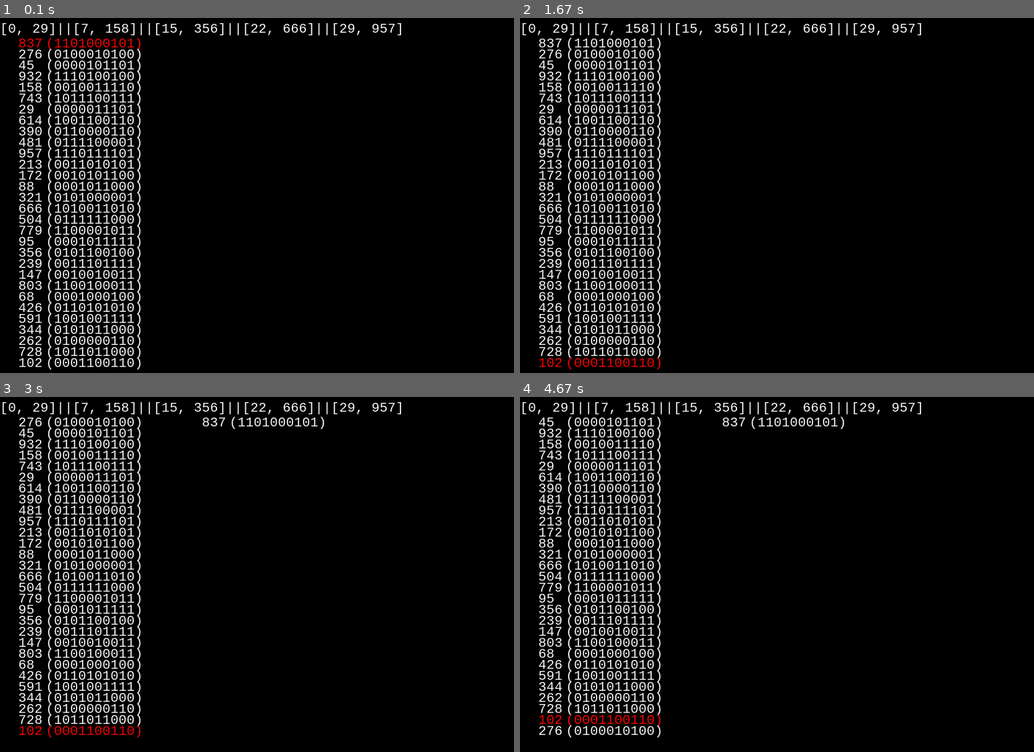
Above: before the commit, frames 1-4 (two rows, left to right).
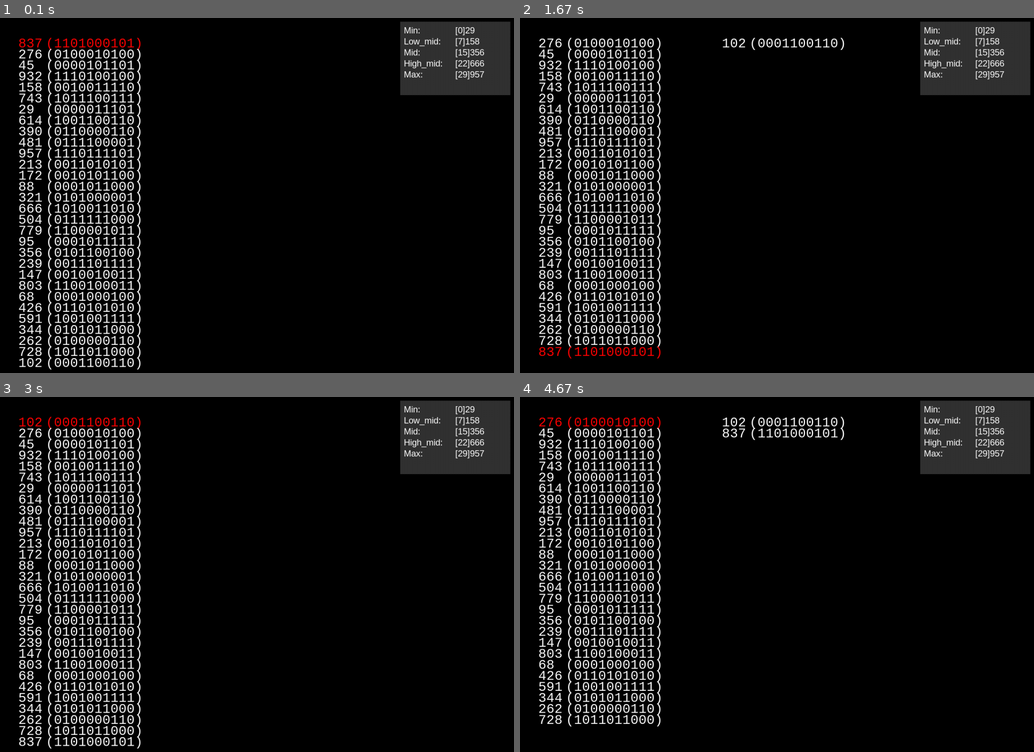
Above: after the commit, the same moments.

Repository: Wassaaa/push_swap
Game: pygame game, started from radix_sort_game/pygamestacks.py
Two runs of this game, one before a commit and one after it. Both use one fixed random seed, a clock stepped at 60 frames per second and the inputs below.
Inputs:
- Up to frame 1 (0.1 s): no input
- Up to frame 2 (1.67 s): tap Page Down at 0.33 s; click "102" at 0.72 s; tap D at 1 s; tap Page Up at 1.33 s
- Up to frame 3 (3 s): tap A at 1.67 s; tap W at 2 s; hold Right 2.33-2.8 s; tap S at 2.83 s
- Up to frame 4 (4.67 s): hold Up 3.17-3.63 s; tap S at 3.67 s; tap D at 4, 4.33 s

The runs differ from the first frame. In frame 1, 5.1% of the frame differs, in the area x 0-100%, y 0-22%; in frame 2, 12%; in frame 3, 12%, in the area x 0-100%, y 0-100%; in frame 4, 12%.

Commit message:
progress, pushing to b

Diff:
--- a/radix_sort_game/pygamestacks.py
+++ b/radix_sort_game/pygamestacks.py
@@ -91,8 +91,34 @@
             self.low_mid = [n // 4, sorted_numbers[n // 4]]
             self.high_mid = [3 * n // 4, sorted_numbers[3 * n // 4]]
 
-
-def draw_stacks(screen, font, stack_a, stack_b, max_bits, tracked_number, info, sorted_stack):
+def draw_info_box(screen, info):
+    info_box_width = 300
+    info_box_height = 200
+    info_box_x = screen.get_width() - info_box_width - 10
+    info_box_y = 10
+
+    # Draw the info box
+    info_box_rect = pygame.Rect(info_box_x, info_box_y, info_box_width, info_box_height)
+    pygame.draw.rect(screen, (50, 50, 50), info_box_rect)
+
+
+    info_font = pygame.font.SysFont("Arial", 24)
+    line_spacing = 30
+    y_offset = 10
+
+    parts = ['min', 'low_mid', 'mid', 'high_mid', 'max']
+    for part in parts:
+        part_info = getattr(info, part)
+        info_name = info_font.render(f"{part.capitalize()}:", True, (255, 255, 255))
+        info_nrs = info_font.render(f"[{part_info[0]}]{part_info[1]}", True, (255, 255, 255))
+
+        screen.blit(info_name, (info_box_x + 10, info_box_y + y_offset))
+        screen.blit(info_nrs, (info_box_x + 150, info_box_y + y_offset))
+        y_offset += line_spacing
+
+    # Add more lines of text as needed
+
+def draw_stacks(screen, font, stack_a, stack_b, max_bits, tracked_number, sorted_stack):
     global a_rects, b_rects
     a_rects, b_rects = [], []
     a_y, b_y = 50, 50
@@ -122,10 +148,6 @@
         rect = pygame.Rect(500 + decimal_x, b_y, binary_text.get_width() + binary_x - decimal_x, binary_text.get_height())
         b_rects.append((rect, item))
         b_y += 30
-
-    color = (255, 255, 255)
-    info_text = font.render(f"{info.min}||{info.low_mid}||{info.mid}||{info.high_mid}||{info.max}", True, color)
-    screen.blit(info_text, (0, 10))
 
 def check_click(pos, tracked_number):
     for rect, item in a_rects + b_rects:
@@ -162,7 +184,8 @@
     clock = pygame.time.Clock()
     while True:
         screen.fill((0, 0, 0))
-        draw_stacks(screen, font, stack_a, stack_b, max_bits, tracked_number, info, sorted_stack)
+        draw_stacks(screen, font, stack_a, stack_b, max_bits, tracked_number, sorted_stack)
+        draw_info_box(screen, info)
 
         for event in pygame.event.get():
             if event.type == pygame.QUIT:
@@ -174,23 +197,32 @@
                 if event.key == pygame.K_q:
                     pygame.quit()
                     sys.exit()
-                elif event.key == pygame.K_RIGHT:
+                elif event.key == pygame.K_d:
                     if stack_a.items:
                         if stack_a.items[0] == tracked_number:
                             tracked_number = stack_a.items[1] if len(stack_a.items) > 1 else None
                         pb(stack_a, stack_b)
-                elif event.key == pygame.K_LEFT:
+                elif event.key == pygame.K_a:
                     pa(stack_a, stack_b)
                     if tracked_number and not stack_b.items:
                         tracked_number = stack_a.items[0]
+                elif event.key == pygame.K_w:
+                    ra(stack_a)
+                elif event.key == pygame.K_s:
+                    rra(stack_a)
                 elif event.key == pygame.K_UP:
-                    ra(stack_a)
+                    rb(stack_b)
                 elif event.key == pygame.K_DOWN:
-                    rra(stack_a)
+                    rrb(stack_b)
+                elif event.key == pygame.K_LEFT:
+                    sa(stack_a)
+                elif event.key == pygame.K_RIGHT:
+                    sb(stack_b)
                 elif event.key == pygame.K_PAGEUP:
-                    rb(stack_b)
+                    rr(stack_a, stack_b)
                 elif event.key == pygame.K_PAGEDOWN:
-                    rrb(stack_b)
+                    rrr(stack_a, stack_b)
+
 
         pygame.display.flip()
         clock.tick(60)
Not shown, changed: Makefile
Not shown, changed: includes/push_swap.h
Not shown, changed: main.c
Not shown, added: src/commands.c
